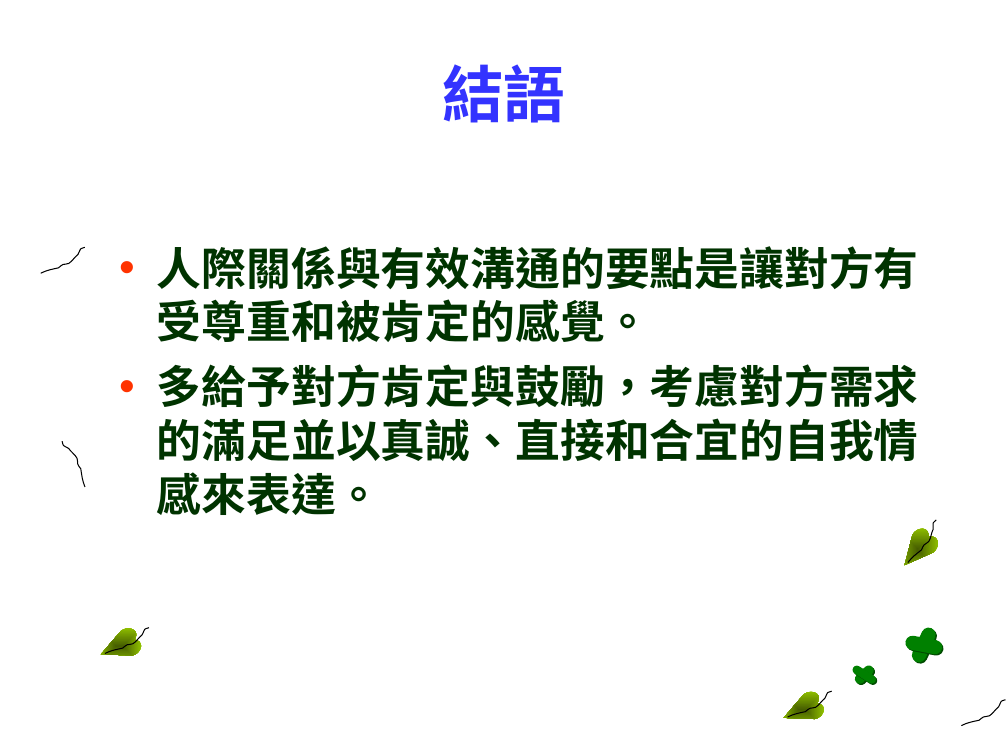
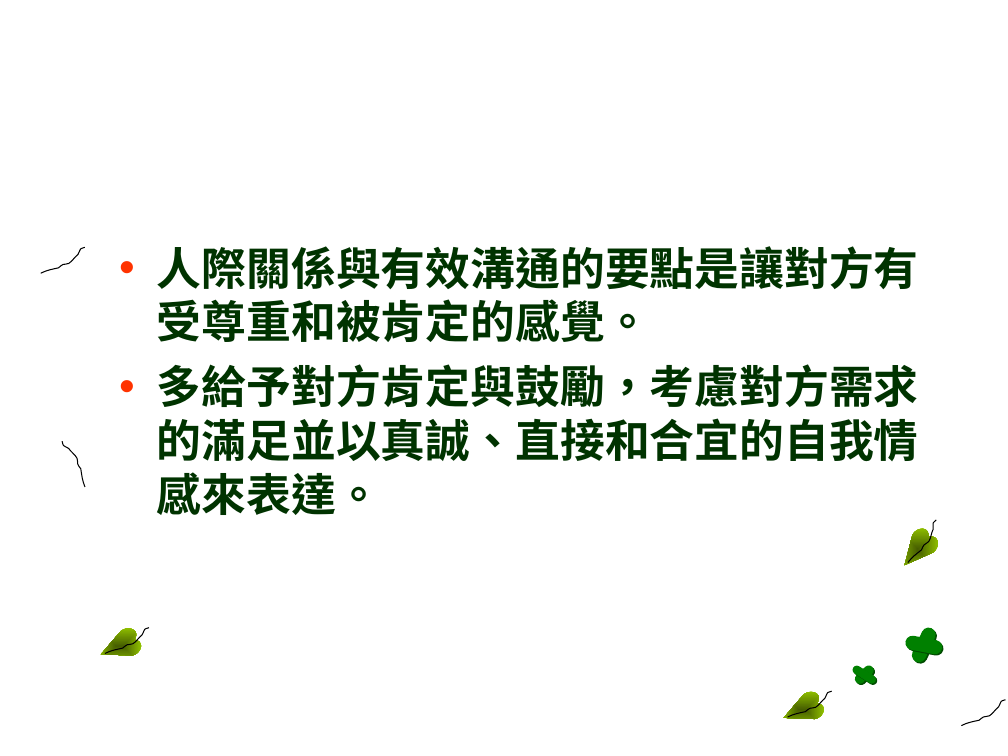
Before and after one commit to fhopecc/stxt, a slide deck: slide 34 of doc/tutorial/interperson.odp (slide 28 before the commit). Drawn at 1008x756 pixels with LibreOffice and Linux fonts; fonts in the diff are those of the drawing; background and template pictures are left out. Boxes give left, top, right and bottom in pixels: in the first picture for what was removed or moved away, otherwise in the second. Text is boxed around its words. In the diff, an @@ line names an element or a change of style, - is before the commit and + after.

```diff
--- a/doc/tutorial/interperson.odp
+++ b/doc/tutorial/interperson.odp
@@ title removed at <box>442,64,565,123</box> @@
-結語
```
Also in this commit, not shown: 25 other slides changed, 6 slides added, 4 other files.
